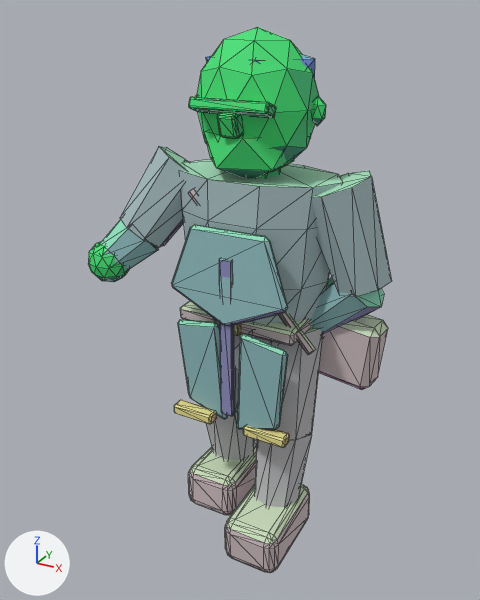
The glTF model assets/exports/npc/npc_merchant_down_r_v01.glb: old version first, new version second.
Before and after are seen from a camera (50 mm lens) standing at (1.129, -2.189, 2.14) and looking at (-0.051, -0.043, 1.067). Lighting does not change. The marker at lower left points along +X, +Y and +Z. The first picture is the older version. Mesh edges are drawn as thin lines. Vertices at exactly the same position are counted once.

Objects in the first picture: 'GEO_npc_merchant_down_r_v01'.
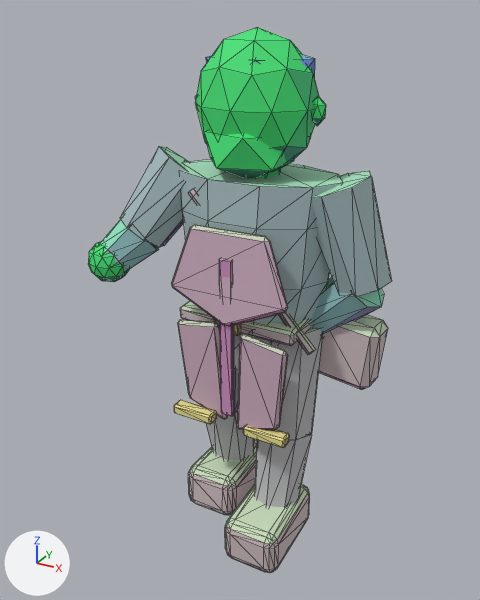
Pixel boxes (x1, y1, x2, y2) of what changed, in the pictures (480 x 600 px):
part 1 of me_geo_npc_merchant_down_r_v01, deleted (green): before (189, 97, 276, 118)
part 2 of me_geo_npc_merchant_down_r_v01, deleted (green): before (217, 112, 243, 139)
part 3 of me_geo_npc_merchant_down_r_v01, recoloured (cyan to grey): (171, 224, 288, 430) in both

The edits, one by one:
me_geo_npc_merchant_down_r_v01 is used by ob_geo_npc_merchant_down_r_v01; location (0.0, 0.0, 0.0).
me_geo_npc_merchant_down_r_v01 had 940 vertices, 1748 faces and spanned x -0.65..0.53, y -0.35..0.23, z 0.0..2.08.
me_geo_npc_merchant_down_r_v01 now has 828 vertices, 1532 faces and spans x -0.65..0.53, y -0.35..0.23, z 0.0..2.08.
me_geo_npc_merchant_down_r_v01 part 1: the loose piece of 56 vertices spanning x -0.15..0.15, y -0.23..-0.16, z 1.81..1.86 is deleted.
me_geo_npc_merchant_down_r_v01 part 2: the loose piece of 56 vertices spanning x -0.04..0.04, y -0.24..-0.16, z 1.74..1.83 is deleted.
me_geo_npc_merchant_down_r_v01 part 3: 188 kept faces spanning x -0.25..0.25, y -0.26..-0.17, z 0.59..1.42 get new vertex colours.
